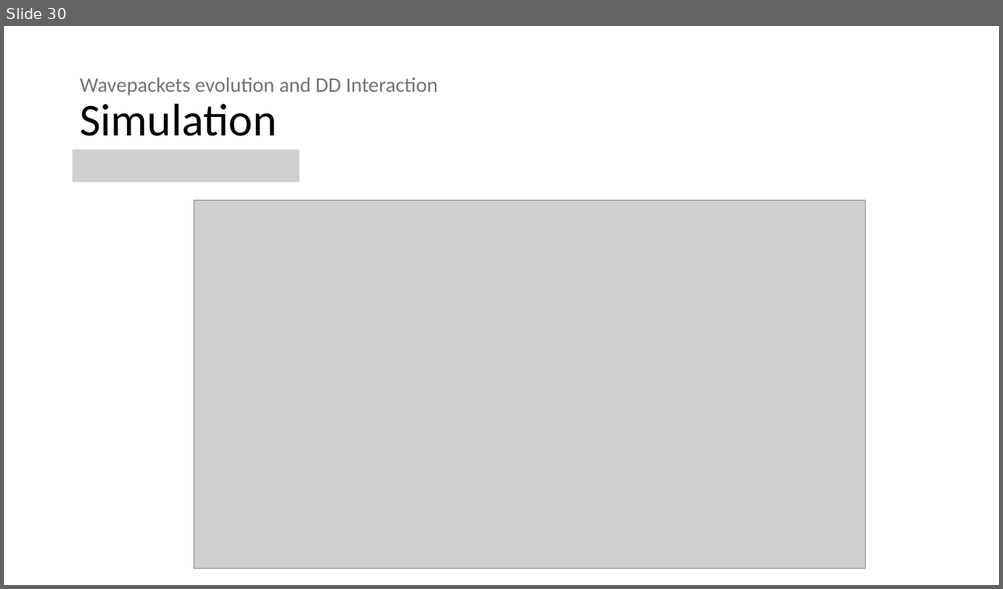
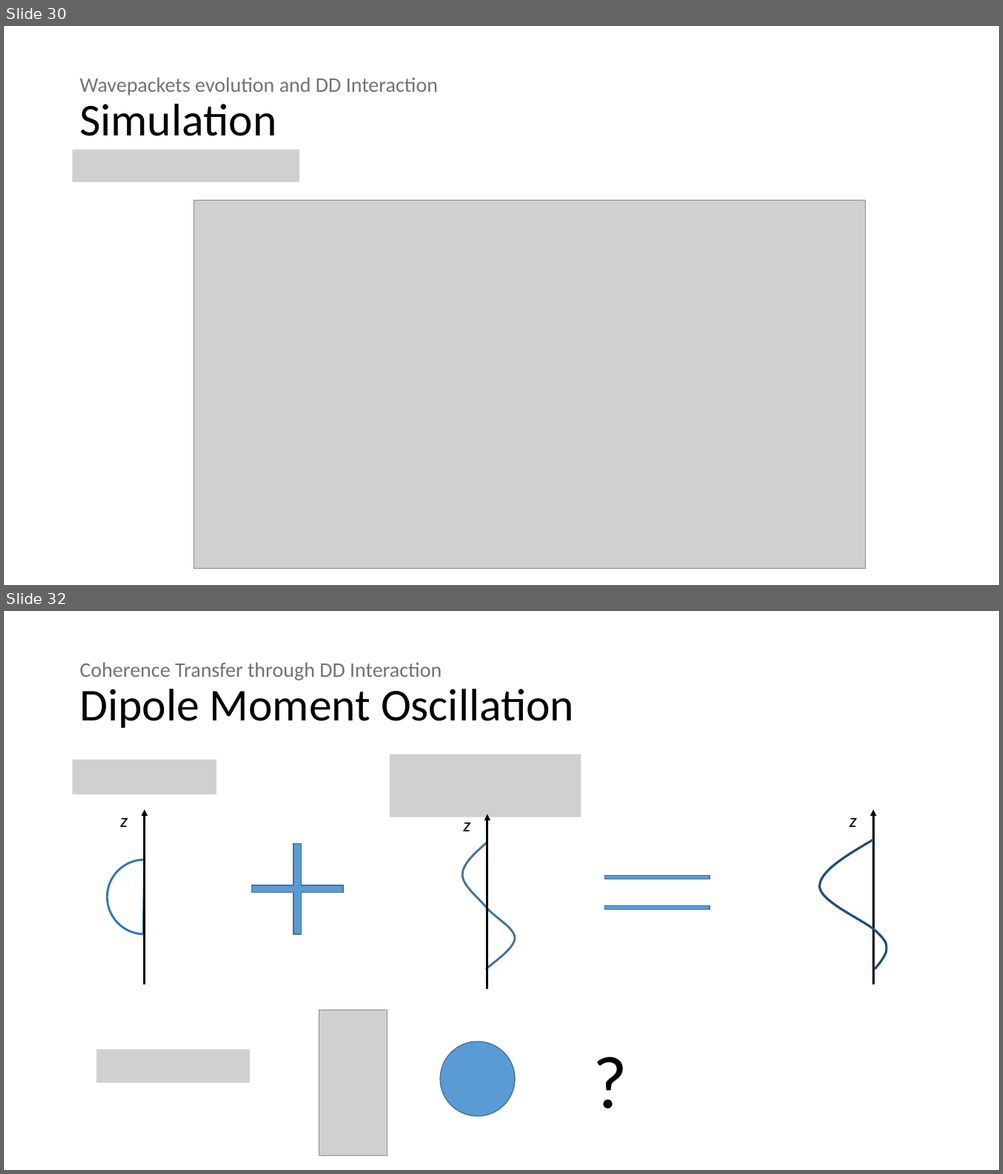
Before and after one commit to 545zhou/PHD-thesis, a slide deck: Presentation1.pptx. Shown one above the other, each under a label of ours: slide 30 before the commit, slides 30 and 32 after it; the slides between them are not shown. The pictures are 1003x589 and 1003x1174 pixels, drawn with LibreOffice and Linux fonts; fonts in the diff are those of the drawing; grey boxes stand for pictures. Boxes give left, top, right and bottom in pixels: in the first picture for what was removed or moved away, otherwise in the second. Text is boxed around its words. In the diff, an @@ line names an element or a change of style, - is before the commit and + after.

```diff
--- a/Presentation1.pptx
+++ b/Presentation1.pptx
@@ slide 32 added at (x1=4, y1=611, x2=999, y2=1170), background #FFFFFF @@
@@ title added at (x1=79, y1=662, x2=574, y2=728), 20 pt, text #767171 @@
+Coherence Transfer through DD Interaction
+Dipole Moment Oscillation
@@ picture added at (x1=73, y1=760, x2=216, y2=795) @@
@@ picture added at (x1=390, y1=755, x2=581, y2=817) @@
@@ arrow added from (145, 985) to (145, 809), #000000 2 pt @@
@@ text added at (x1=120, y1=818, x2=128, y2=827), 18 pt, text #000000, italic @@
+z
@@ text added at (x1=463, y1=823, x2=470, y2=832), 18 pt, text #000000, italic @@
+z
@@ arrow added from (487, 989) to (487, 814), #000000 2 pt @@
@@ plus added at (x1=252, y1=844, x2=344, y2=935), fill #5B9BD5, outline #43739E 1 pt @@
@@ freeform shape added at (x1=462, y1=843, x2=515, y2=970), outline #43739E 2 pt @@
@@ group added at (x1=605, y1=809, x2=887, y2=985): 2 rectangles, 1 arrow, 1 text, 1 freeform shape @@
+z
@@ chord (boxed as its full ellipse) added at (x1=107, y1=860, x2=182, y2=935), outline #2E75B6 2 pt @@
@@ picture added at (x1=319, y1=1010, x2=387, y2=1156) @@
@@ text added at (x1=585, y1=1031, x2=625, y2=1128), 72 pt, text #000000 @@
+?
@@ picture added at (x1=96, y1=1050, x2=250, y2=1083) @@
@@ ellipse added at (x1=441, y1=1042, x2=515, y2=1117), fill #5B9BD5, outline #43739E 1 pt @@
```
Also in this commit, not shown: 2 slides changed, 8 other slides added, 1 slide removed.
